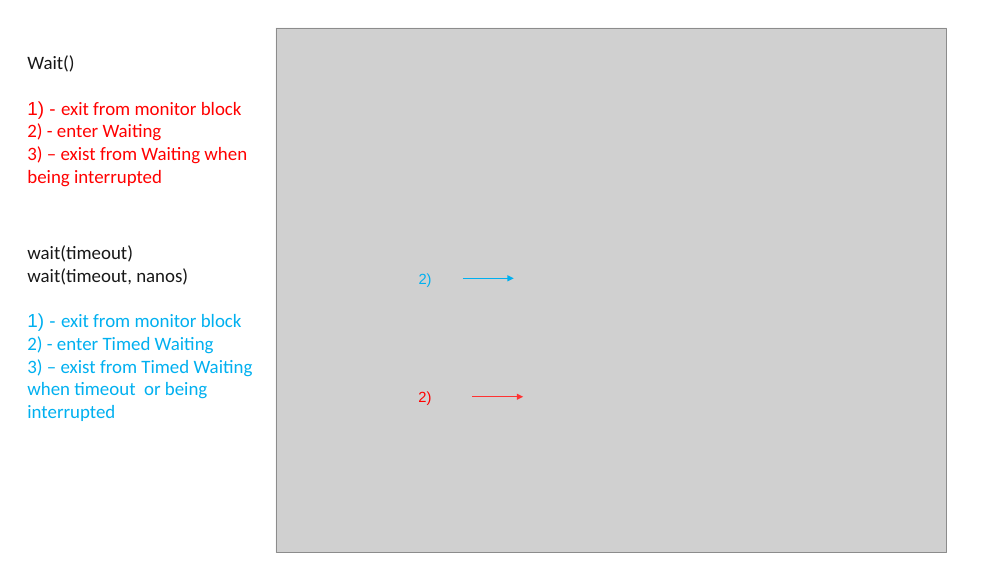
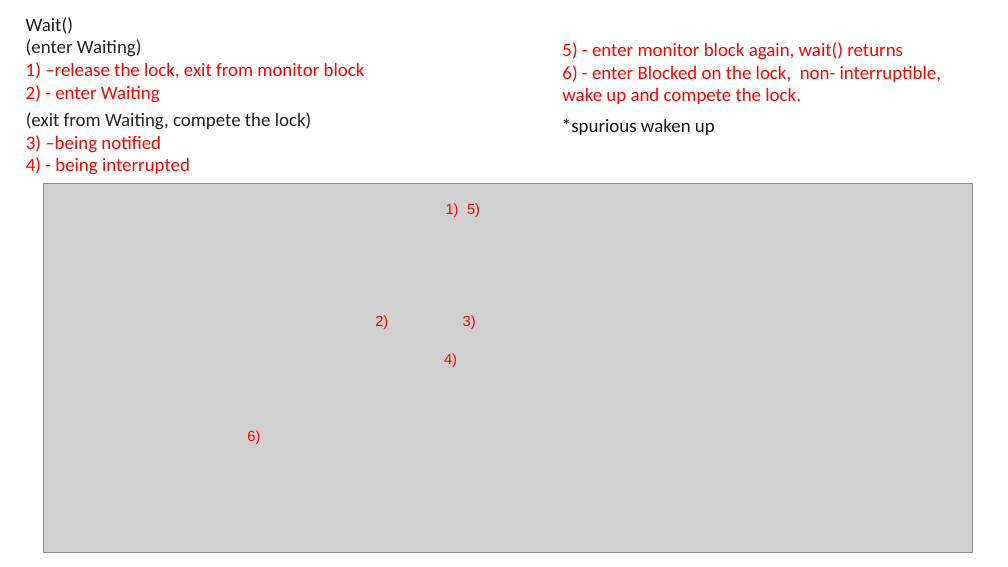
Before and after one commit to exiaoqu/ProducerConsumerProblemInJava, a slide deck: slide 10 of Producer and Consumer in Java.pptx. Drawn at 1008x567 pixels with LibreOffice and Linux fonts; fonts in the diff are those of the drawing; grey boxes stand for pictures; background and template pictures are left out. Boxes give left, top, right and bottom in pixels: in the first picture for what was removed or moved away, otherwise in the second. Text is boxed around its words. In the diff, an @@ line names an element or a change of style, - is before the commit and + after.

```diff
--- a/Producer and Consumer in Java.pptx
+++ b/Producer and Consumer in Java.pptx
@@ text "Wait()": place and size @@
-text "Wait()" at bbox=[27, 55, 247, 187]
+text "Wait()" at bbox=[26, 17, 365, 103]
@@ text at bbox=[26, 39, 365, 79]: text changed @@
-1) - exit from monitor block
+(enter Waiting)
+1) –release the lock, exit from monitor block
@@ text added at bbox=[562, 42, 941, 104], 18 pt, text #FF0000 @@
+5) - enter monitor block again, wait() returns
+6) - enter Blocked on the lock, non- interruptible, wake up and compete the lock.
@@ text added at bbox=[26, 112, 312, 175], 18 pt, text #FF0000 @@
+(exit from Waiting, compete the lock)
+3) –being notified
+4) - being interrupted
@@ text added at bbox=[562, 118, 715, 135], 18 pt, text #181818 @@
+*spurious waken up
@@ text at bbox=[27, 146, 247, 187]: paragraph removed @@
-3) – exist from Waiting when being interrupted
@@ picture: place and size @@
-picture at bbox=[276, 28, 947, 553]
+picture at bbox=[44, 183, 972, 553]
@@ text added at bbox=[446, 203, 459, 217], 14 pt, text #FF0000 @@
+1)
@@ text added at bbox=[467, 203, 480, 217], 14 pt, text #FF0000 @@
+5)
@@ text removed at bbox=[27, 245, 253, 421] @@
-wait(timeout)
-wait(timeout, nanos)
-1) - exit from monitor block
-2) - enter Timed Waiting
-3) – exist from Timed Waiting when timeout or being interrupted
@@ arrow removed from (463, 278) to (514, 278) @@
@@ text "2)": place and size @@
-text "2)" at bbox=[419, 273, 432, 287]
+text "2)" at bbox=[375, 315, 388, 329]
@@ text "2)" at bbox=[375, 315, 388, 329]: text colour #00B0F0 to #FF0000 @@
@@ text added at bbox=[463, 315, 476, 329], 14 pt, text #FF0000 @@
+3)
@@ text added at bbox=[444, 353, 457, 367], 14 pt, text #FF0000 @@
+4)
@@ text removed at bbox=[418, 391, 431, 405] @@
-2)
@@ arrow removed from (473, 397) to (523, 397) @@
@@ text added at bbox=[247, 430, 260, 444], 14 pt, text #FF0000 @@
+6)
```
Also in this commit, not shown: 22 other slides changed, 10 slides added, 12 slides removed, 3 other files.
